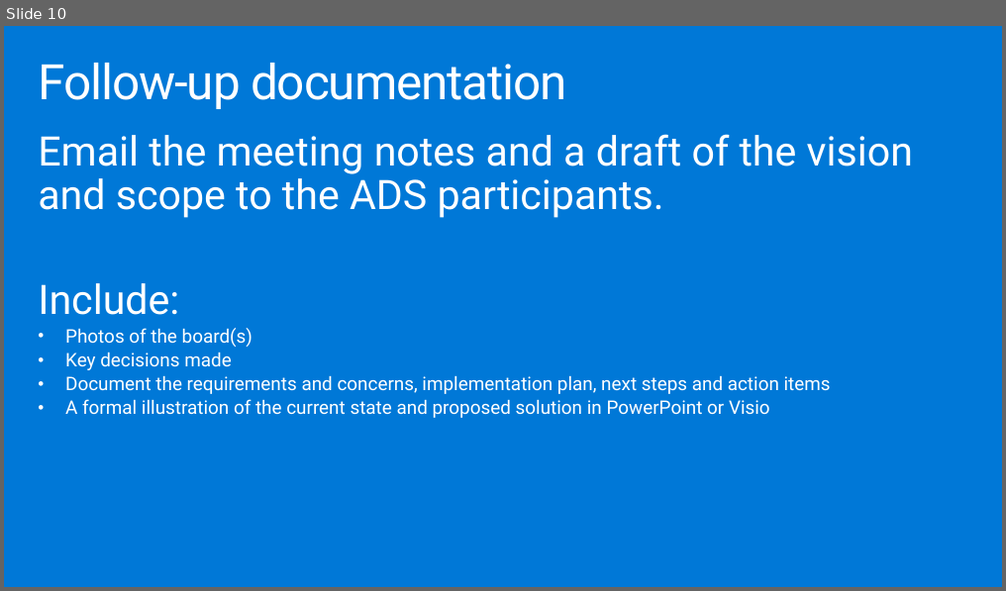
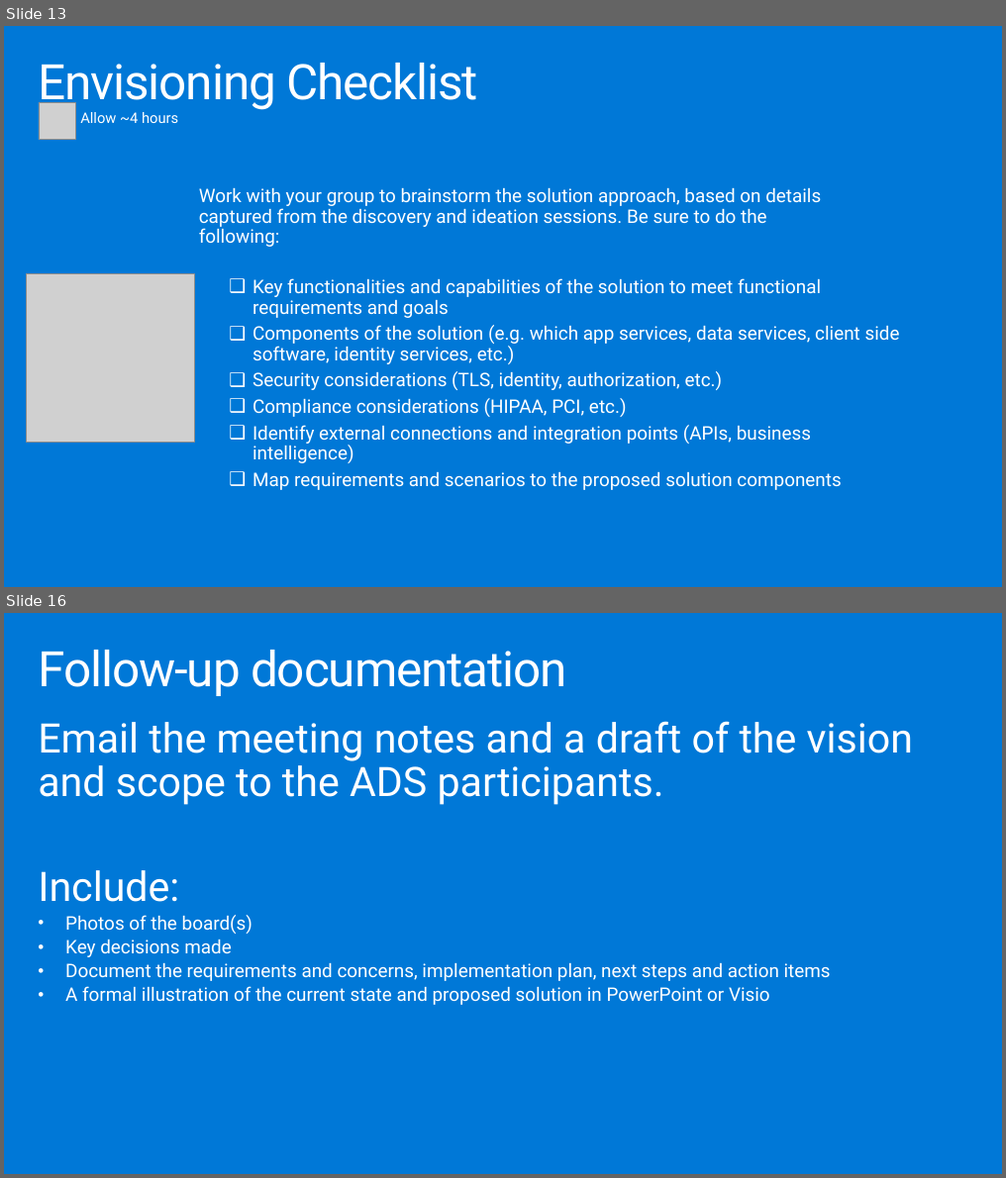
Before and after one commit to solliancenet/ica-wbs, a slide deck: Financial service modernization workshop/mastering-the-ads-deck.pptx. Shown one above the other, each under a label of ours: slide 10 before the commit, slides 13 and 16 after it; the slides between them are not shown. The pictures are 1006x591 and 1006x1178 pixels, drawn with LibreOffice and Linux fonts; fonts in the diff are those of the drawing; grey boxes stand for pictures. Boxes give left, top, right and bottom in pixels: in the first picture for what was removed or moved away, otherwise in the second. Text is boxed around its words. In the diff, an @@ line names an element or a change of style, - is before the commit and + after.

```diff
--- a/Financial service modernization workshop/mastering-the-ads-deck.pptx
+++ b/Financial service modernization workshop/mastering-the-ads-deck.pptx
@@ slide 13 added at (4,26,1002,587), background #0078D7 @@
@@ title added at (38,63,478,110), 47 pt, text #FFFFFF @@
+Envisioning Checklist
@@ picture added at (39,102,75,139) @@
@@ text added at (80,112,178,123), 14 pt, text #FFFFFF @@
+Allow ~4 hours
@@ text added at (199,187,821,247), 18 pt, text #FFFFFF @@
+Work with your group to brainstorm the solution approach, based on details captured from the discovery and ideation sessions. Be sure to do the following:
@@ picture added at (26,274,194,442) @@
@@ text added at (252,278,900,490), 18 pt, text #FFFFFF @@
+❑ Key functionalities and capabilities of the solution to meet functional requirements and goals
+❑ Components of the solution (e.g. which app services, data services, client side software, identity services, etc.)
+❑ Security considerations (TLS, identity, authorization, etc.)
+❑ Compliance considerations (HIPAA, PCI, etc.)
+❑ Identify external connections and integration points (APIs, business intelligence)
+❑ Map requirements and scenarios to the proposed solution components
@@ what was slide 10 is now slide 16 @@
```
Also in this commit, not shown: 1 slide changed, 11 other slides added.
